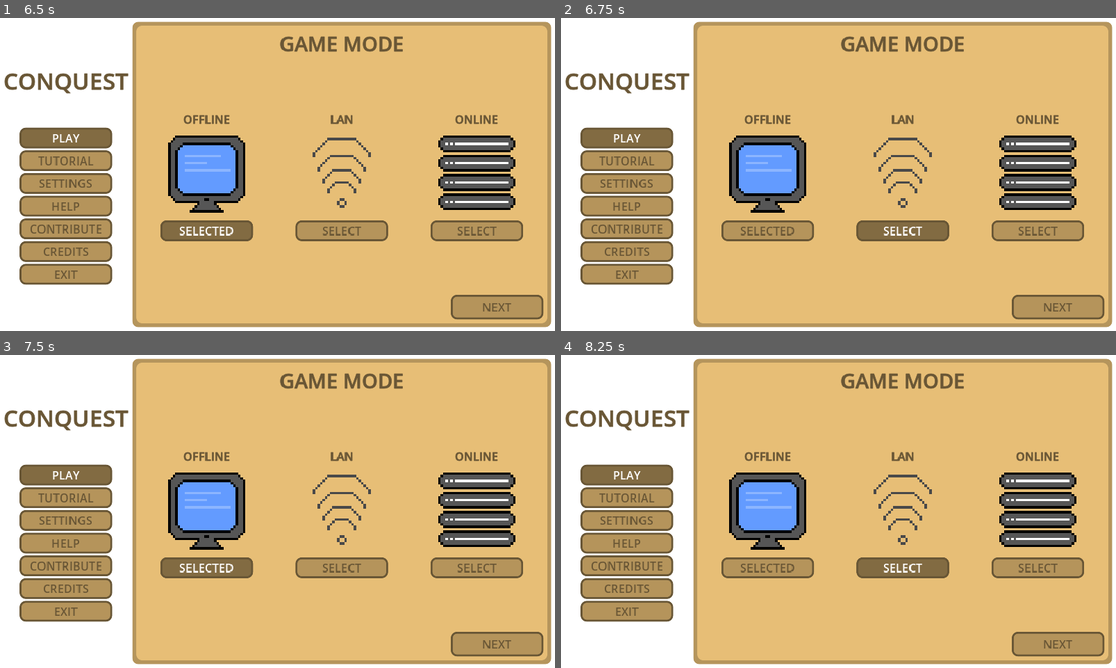
Above: before the commit, frames 1-4 (two rows, left to right).
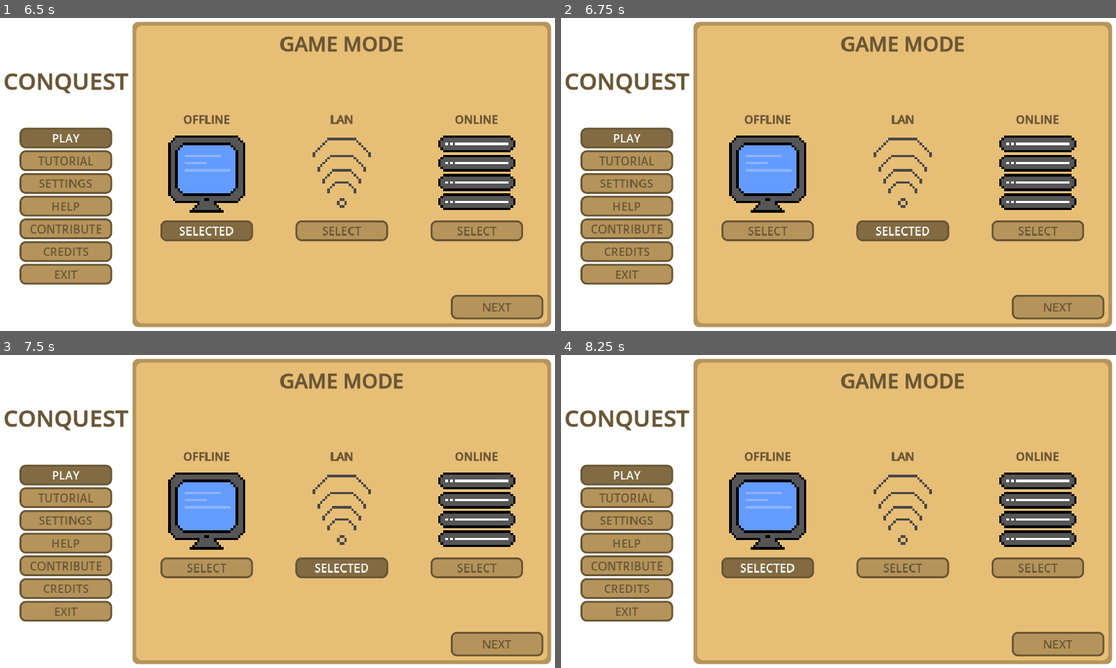
Above: after the commit, the same moments.

Repository: argosopentech/Conquest
Game: Godot game, scene res://Source/Main/main.tscn
Two runs of this game, one before a commit and one after it. Both use one fixed random seed, a clock stepped at 60 frames per second and the inputs below.
Inputs:
- Up to frame 1 (6.5 s): click "PLAY" at 0.5 s; click "PLAY" at 1.25 s; click "NEXT" at 2 s; click "NEXT" at 2.75 s; click "CONTRIBUTE" at 3.5 s; click "CONTRIBUTE" at 4.25 s; click "PLAY" at 5 s; click "SELECTED" at 5.75 s
- Up to frame 2 (6.75 s): click "SELECT" at 6.5 s
- Up to frame 3 (7.5 s): click "SELECTED" at 7.25 s
- Up to frame 4 (8.25 s): click "SELECT" at 8 s

Frame 1 is identical in both runs. In frame 2, 0.3% of the frame differs, in the area x 32-67%, y 66-70%; in frame 3, 1.7%; in frame 4, 1.7%, in the area x 28-70%, y 64-72%.
Error before the commit: Cannot call method 'get_children' on a null value. (res://Source/Window/PlayWindow/play_window.gd:11)

Commit message:
Fixing Game Modes node's path in the Play Window script

Diff:
--- a/Game/Source/Window/PlayWindow/play_window.gd
+++ b/Game/Source/Window/PlayWindow/play_window.gd
@@ -1,6 +1,6 @@
 class_name PlayWindow extends Panel
 
-@onready var game_modes: HBoxContainer = $MarginContainer/VBoxContainer/GameModes
+@onready var game_modes: HBoxContainer = $MarginContainer/VBoxContainer/Content/GameModes
 
 var selected_game_mode: String = "OfflineMode"
 
